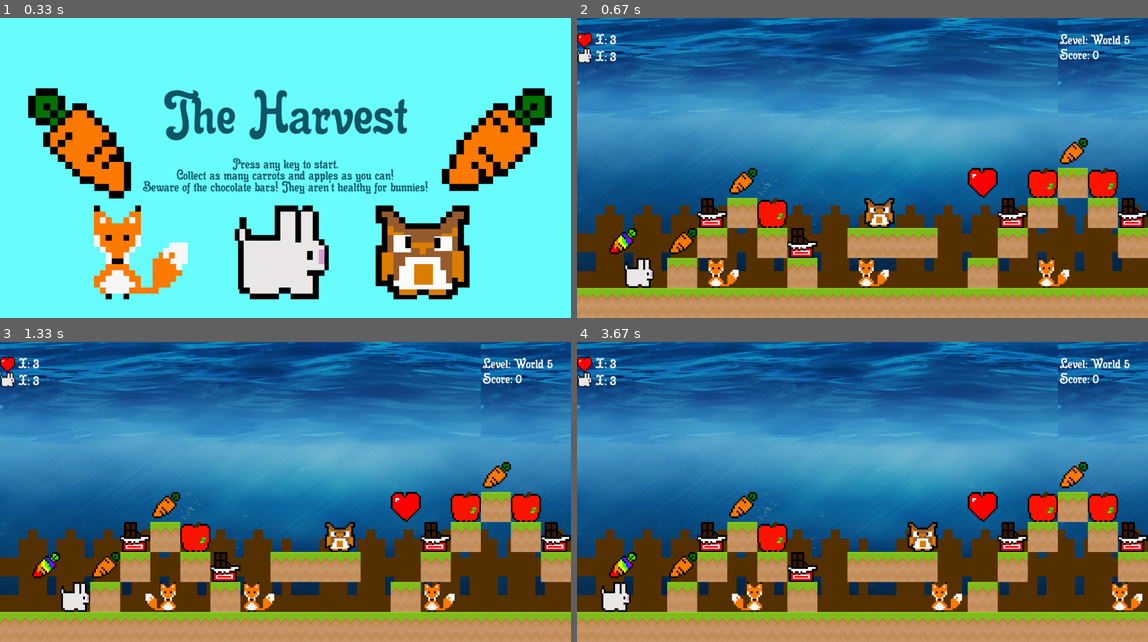
Above: before the commit, frames 1-4 (two rows, left to right).
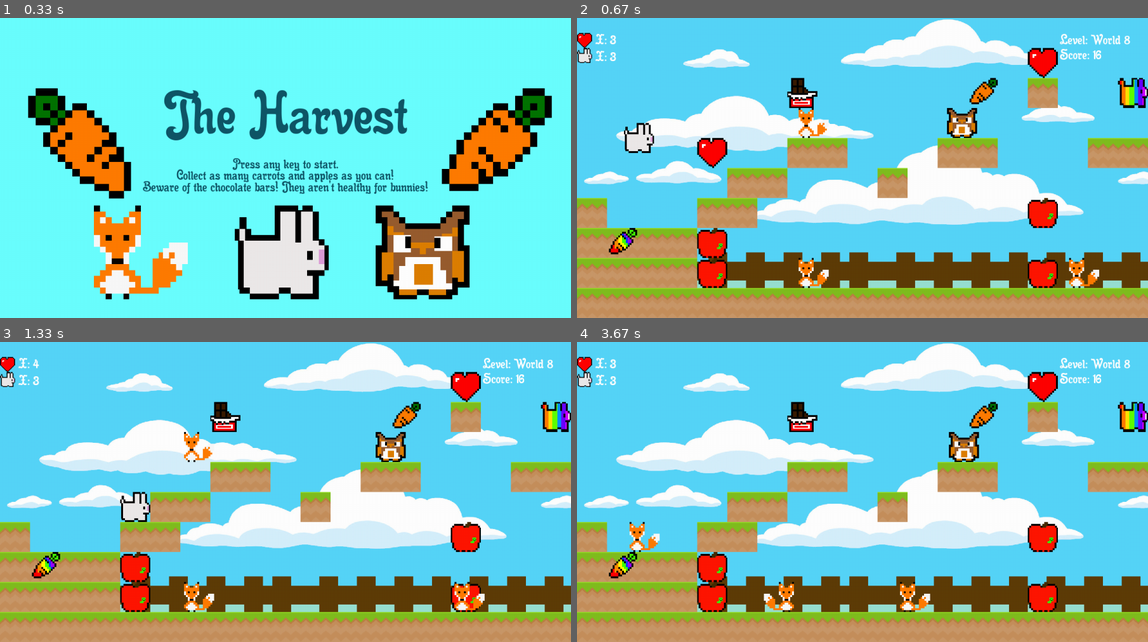
Above: after the commit, the same moments.

Repository: Gabbygump/Platformer
Game: pygame game, started from pygame-platformer-master/game.py
Same seed, same stepped clock (60 frames per second), same inputs: the game is played once before the commit and once after it.
Inputs:
- Up to frame 1 (0.33 s): no input
- Up to frame 2 (0.67 s): hold Right from 0.33 s (still down)
- Up to frame 3 (1.33 s): release Right at 0.8 s; hold Right 0.83-1.3 s
- Up to frame 4 (3.67 s): hold Left 1.33-1.87 s; hold Left 1.9-2.3 s; hold Right 2.33-2.97 s; hold Left 3-3.47 s; hold Right from 3.5 s (still down)

Frame 1 is identical in both runs. In frame 2, 85% of the frame differs, in the area x 0-100%, y 0-91%; in frame 3, 85%; in frame 4, 85%.

Commit message:
Add files via upload

Diff:
--- a/pygame-platformer-master/game.py
+++ b/pygame-platformer-master/game.py
@@ -23,13 +23,8 @@
 JUMP = pygame.K_SPACE
 
 # Levels
-levels = [#"levels/world-1.json",
-          #"levels/world-2.json",
-          #"levels/world-3.json",
-          "levels/world-5.json",
-          #"levels/world-6.json",
-          #"levels/world-7.json",
-          #"levels/world-8.json"
+levels = [
+          "levels/world-8.json"
           ]
 
 # Colors
Binary file added: pygame-platformer-master/assets/tiles/rainbow.png
